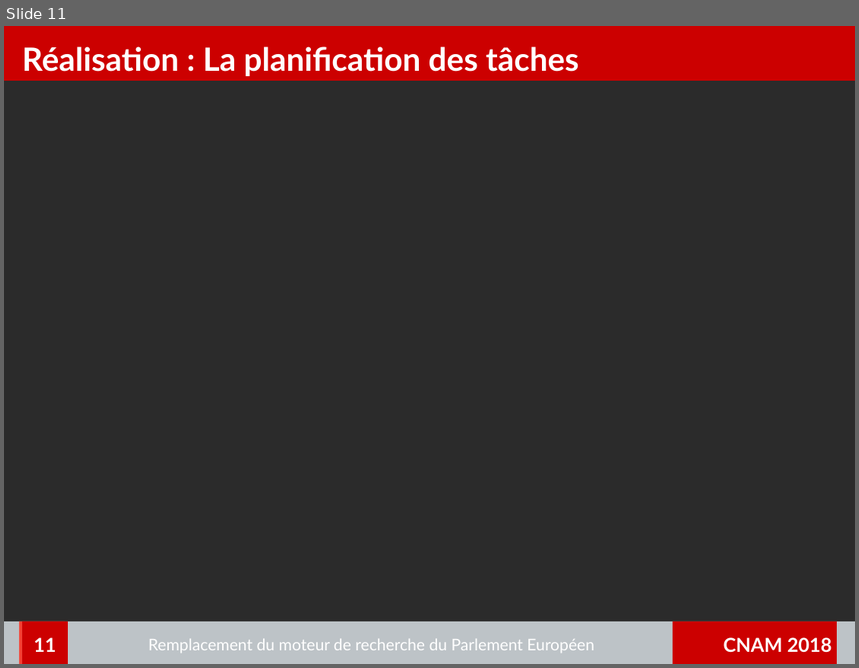
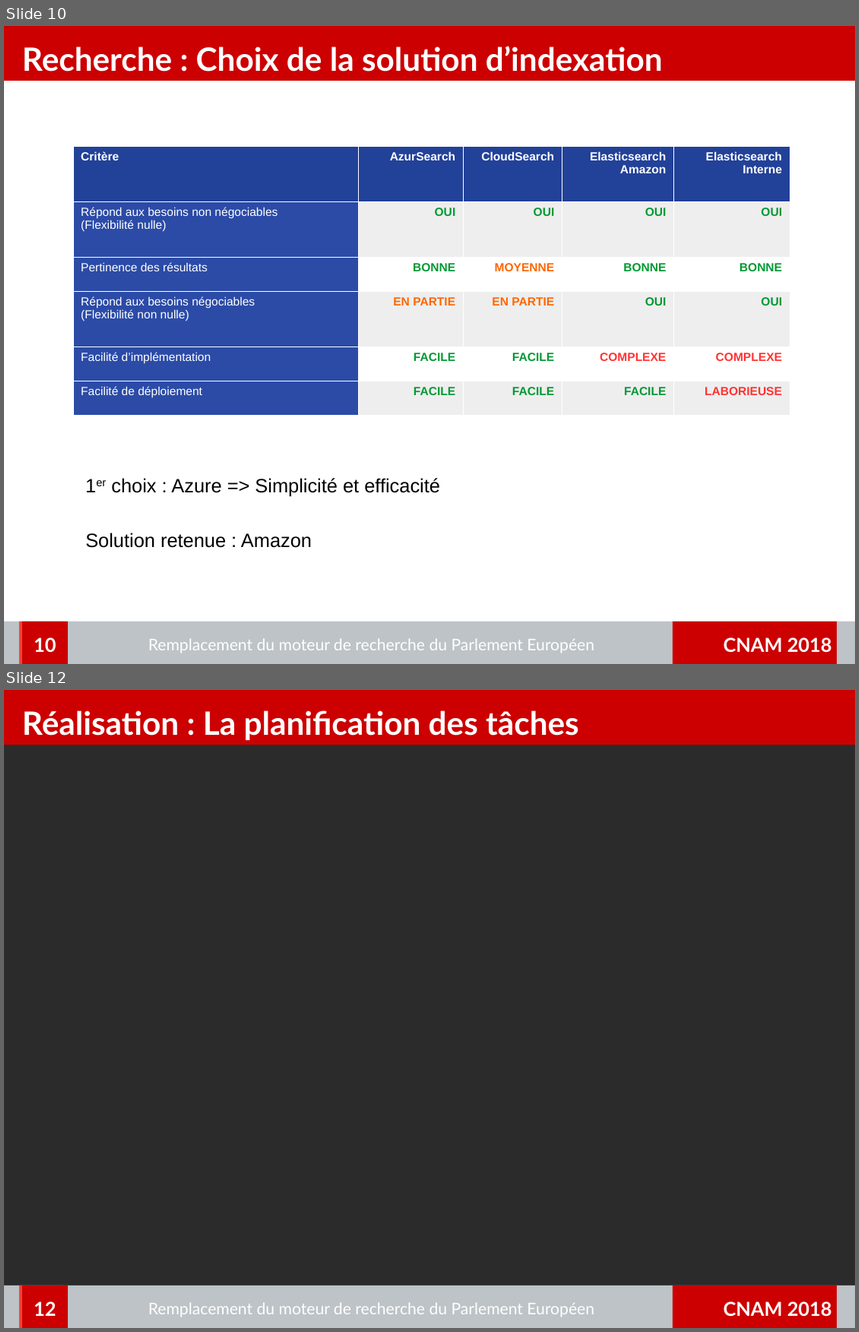
Before and after one commit to charleshuber/4tfront, a slide deck: memoire/presentation/memoire_presentation.odp. Shown one above the other, each under a label of ours: slide 11 before the commit, slides 10 and 12 after it; the slides between them are not shown. The pictures are 859x668 and 859x1332 pixels, drawn with LibreOffice and Linux fonts; fonts in the diff are those of the drawing; background and template pictures are left out; a plain dark background stands for a picture behind light text. Boxes give left, top, right and bottom in pixels: in the first picture for what was removed or moved away, otherwise in the second. Text is boxed around its words. In the diff, an @@ line names an element or a change of style, - is before the commit and + after.

```diff
--- a/memoire/presentation/memoire_presentation.odp
+++ b/memoire/presentation/memoire_presentation.odp
@@ slide 10 added at box(4, 26, 855, 664), background picture (left out); not listed: 4 template elements that a slide beside it also shows @@
@@ title added at box(22, 46, 663, 72), 30 pt, text #FFFFFF, bold @@
+Recherche : Choix de la solution d’indexation
@@ table added at box(73, 147, 791, 415), 6 rows, 5 columns @@
+Critère | AzurSearch | CloudSearch | Elasticsearch / Amazon | Elasticsearch / Interne
+Répond aux besoins non négociables / (Flexibilité nulle) | OUI | OUI | OUI | OUI
+Pertinence des résultats | BONNE | MOYENNE | BONNE | BONNE
+Répond aux besoins négociables / (Flexibilité non nulle) | EN PARTIE | EN PARTIE | OUI | OUI
+Facilité d’implémentation | FACILE | FACILE | COMPLEXE | COMPLEXE
+Facilité de déploiement | FACILE | FACILE | FACILE | LABORIEUSE
@@ text added at box(111, 478, 440, 497), 18 pt, text #000000 @@
+1er choix : Azure => Simplicité et efficacité
@@ text added at box(85, 533, 312, 548), 18 pt, text #000000 @@
+Solution retenue : Amazon
@@ page number added at box(22, 623, 68, 664), fill #CC0000, 18 pt, text #FFFFFF, bold @@
+10
@@ text added at box(148, 639, 595, 654), 15 pt, text #FFFFFF @@
+Remplacement du moteur de recherche du Parlement Européen
@@ what was slide 11 is now slide 12 @@
@@ page number at box(34, 1302, 56, 1316): text changed @@
-11
+12
```
Also in this commit, not shown: 6 slides changed, 1 slide removed, 5 other files.
